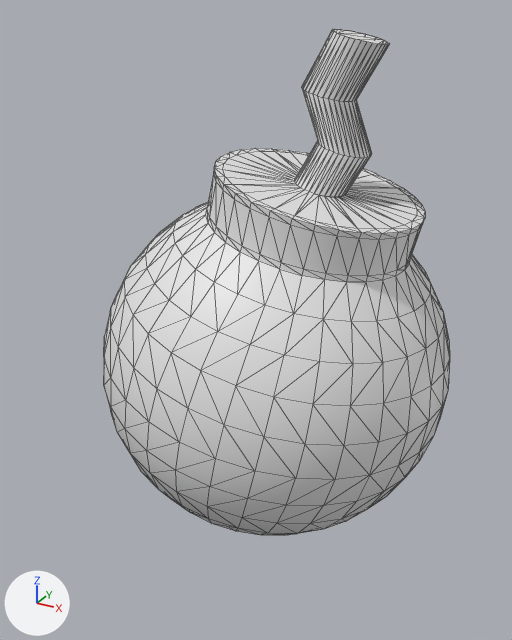
Before and after pictures for a commit that changed the glTF model Bomberman/resource/models/blocks/bomb.gltf.
Rendered twice from a 50 mm lens placed at (1.171, -1.504, 2.008), pointed at (0.01, 0.607, 0.953). Arrows for +X, +Y and +Z are at lower left; the lights stay in place. Mesh edges are drawn as thin lines. Vertices at the same position are counted once.

The first picture shows 'Bomb'.
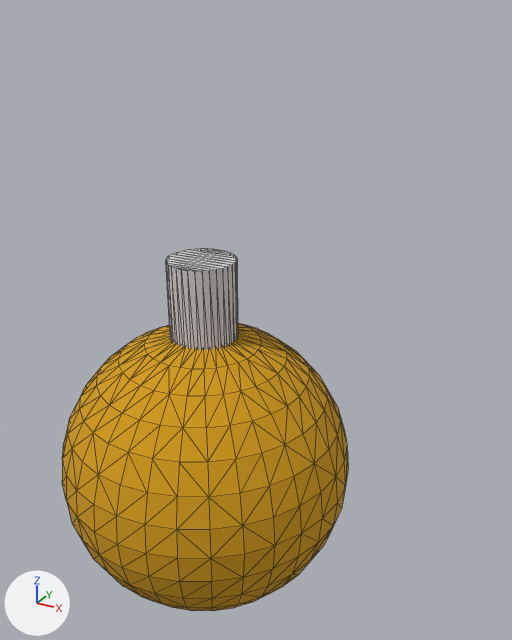
Where the change shows, as pixel boxes [x1, y1, x2, y2] in the pictures (512 x 640 px):
'Bomb', reshaped, moved, rescaled, turned
    before: [104, 29, 450, 535]
    after: [62, 248, 348, 611]
part 1 of me_sphere, added
    after: [166, 248, 238, 349]
part 2 of me_sphere, deleted
    before: [294, 29, 389, 197]
part 3 of me_sphere, cut back
    before: [206, 148, 425, 282]
    after: [119, 323, 287, 396]
part 4 of me_sphere, recoloured
    before: [104, 215, 450, 535]
    after: [66, 340, 348, 611]

The change in detail:
Material 'Material.002' (mat_material_002) is new.
Its base color is (0.64, 0.325, 0.00392) (yellow #d19a0d).
Its roughness is 1.0.
Material 'Material.003' (mat_material_003) is new.
Its base color is (0.64, 0.621, 0.621) (light grey #d1cfcf).
Its roughness is 1.0.
me_sphere is used by ob_bomb; location (0.0, 0.786, 0.708); rotation (0.0, 0.231, 0.0), in degrees (0, 13, 0); scale (0.684, 0.684, 0.684).
me_sphere had 705 vertices, 1342 faces and spanned x -1.0..1.0, y -1.0..1.0, z -1.0..1.83.
me_sphere now has 546 vertices, 1084 faces and spans x -1.0..1.0, y -1.0..1.0, z -1.0..1.5.
me_sphere part 1: a new loose piece, a 32-sided cylinder along z spanning x -0.22..0.22, y -0.21..0.24, z 0.57..1.5, in mat_material_003 (light grey #d1cfcf).
me_sphere part 2: the loose piece of 128 vertices spanning x -0.22..0.21, y -0.14..0.15, z 1.09..1.83 is deleted.
me_sphere part 3: 13 vertices moved from x -0.55..0.39, y -0.54..0.55, z 0.86..1.06 to x -0.38..0.32, y -0.35..0.38, z 0.92..0.98; 147 vertices removed from x -0.56..0.56, y -0.56..0.56, z 0.86..1.09; 52 vertices added at x -0.38..0.38, y -0.38..0.38, z 0.92..1.0.
me_sphere part 4: 456 faces spanning x -1.0..1.0, y -1.0..1.0, z -1.0..0.92 switch from no material to mat_material_002 (yellow #d19a0d).
me_sphere now uses material mat_material_003 (light grey #d1cfcf).
Object 'Bomb' (ob_bomb) turns from (0, 13, 0) to (0, 0, 0) degrees about x, y and z.
Object 'Bomb' (ob_bomb) moves from (0.0, 0.786, 0.708) to (0.0, 0.263, 0.542).
Object 'Bomb' (ob_bomb) is rescaled from (0.684, 0.684, 0.684) to (0.499, 0.499, 0.499).
